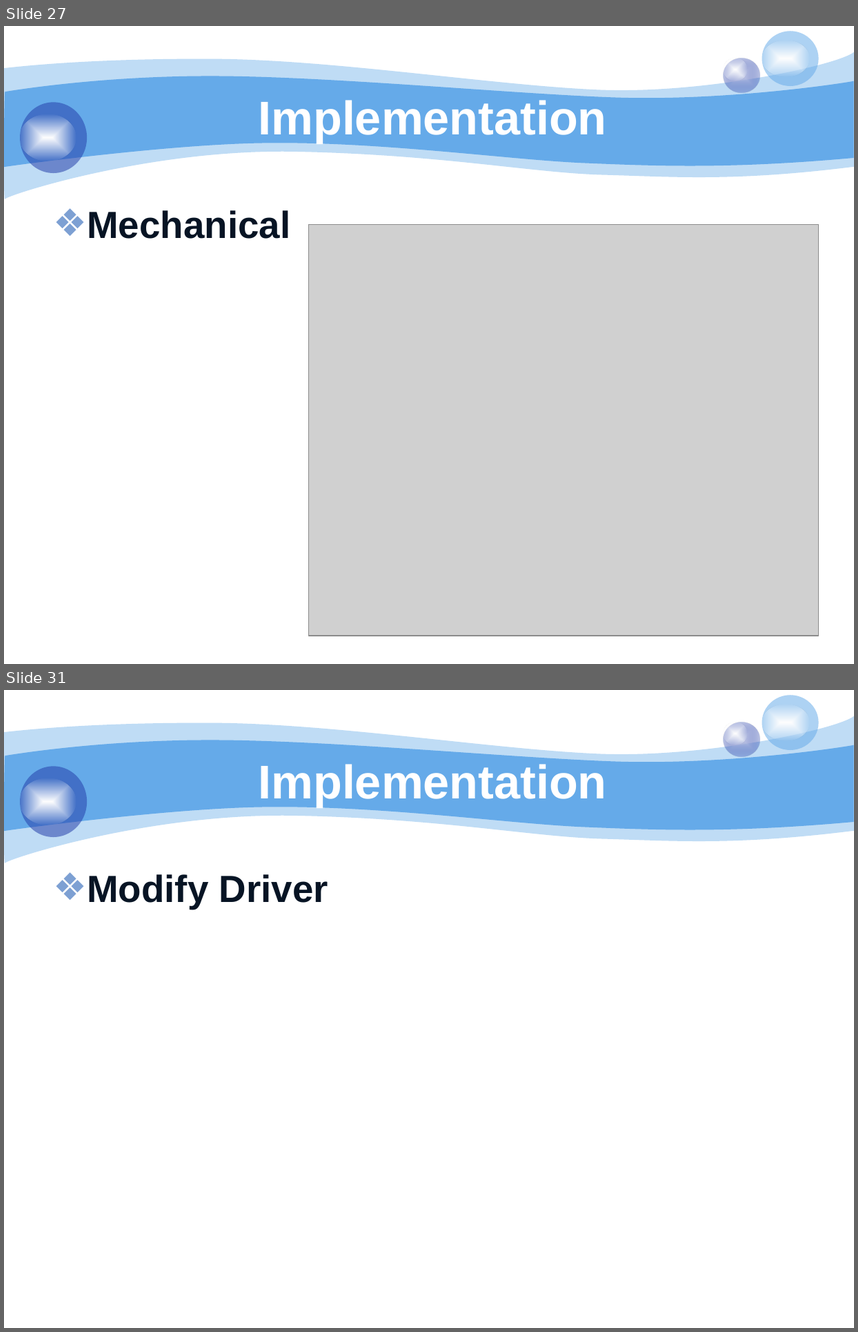
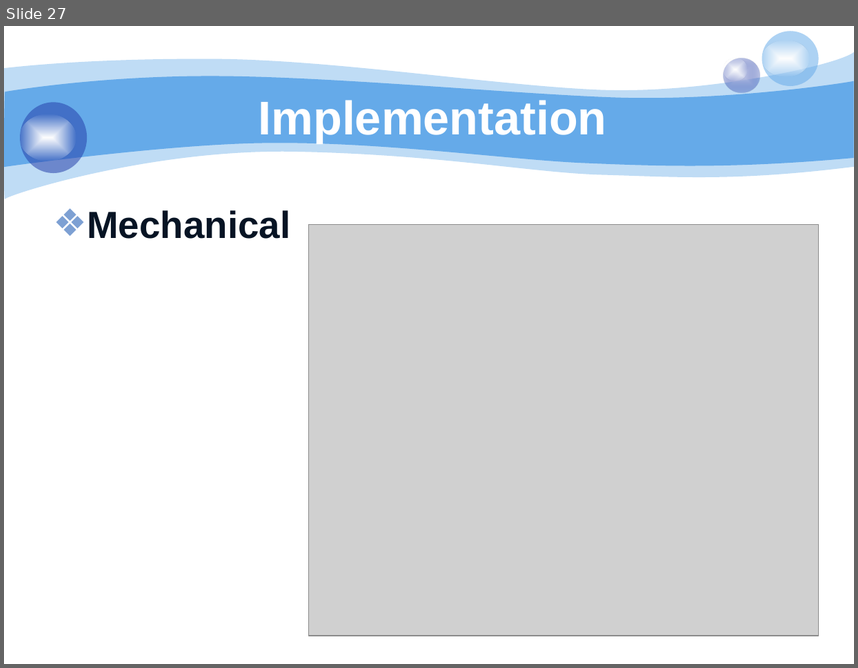
Before and after one commit to bachdx60343/pled, a slide deck: 06. Temp/pLED 2014.pptx. Shown one above the other, each under a label of ours: slides 27 and 31 before the commit, slide 27 after it; the slides between them are not shown. The pictures are 858x1332 and 858x668 pixels, drawn with LibreOffice and Linux fonts; fonts in the diff are those of the drawing; grey boxes stand for pictures; background and template pictures are left out. Boxes give left, top, right and bottom in pixels: in the first picture for what was removed or moved away, otherwise in the second. Text is boxed around its words. In the diff, an @@ line names an element or a change of style, - is before the commit and + after.

```diff
--- a/06. Temp/pLED 2014.pptx
+++ b/06. Temp/pLED 2014.pptx
@@ slide 31 removed at [4, 690, 854, 1328], background #FFFFFF; not listed: 8 template elements that a slide beside it also shows @@
@@ title removed at [258, 764, 606, 807] @@
-Implementation
@@ text removed at [87, 874, 328, 909] @@
-❖ Modify Driver
```
Also in this commit, not shown: 4 slides changed, 7 slides added, 5 other slides removed.
